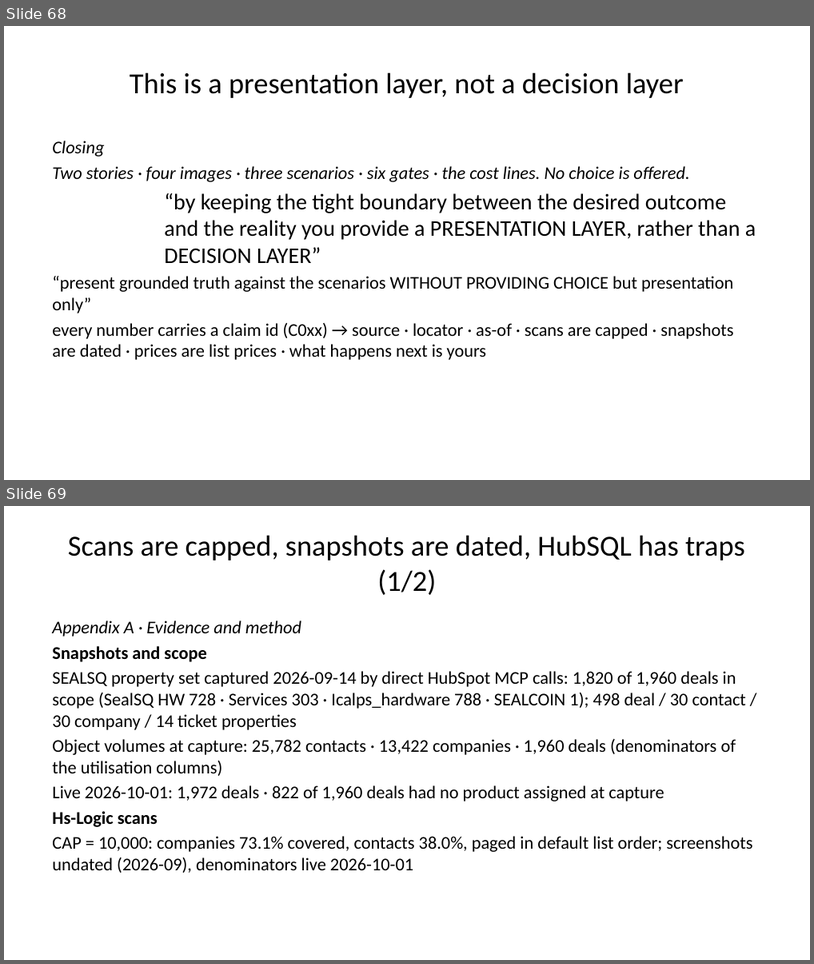
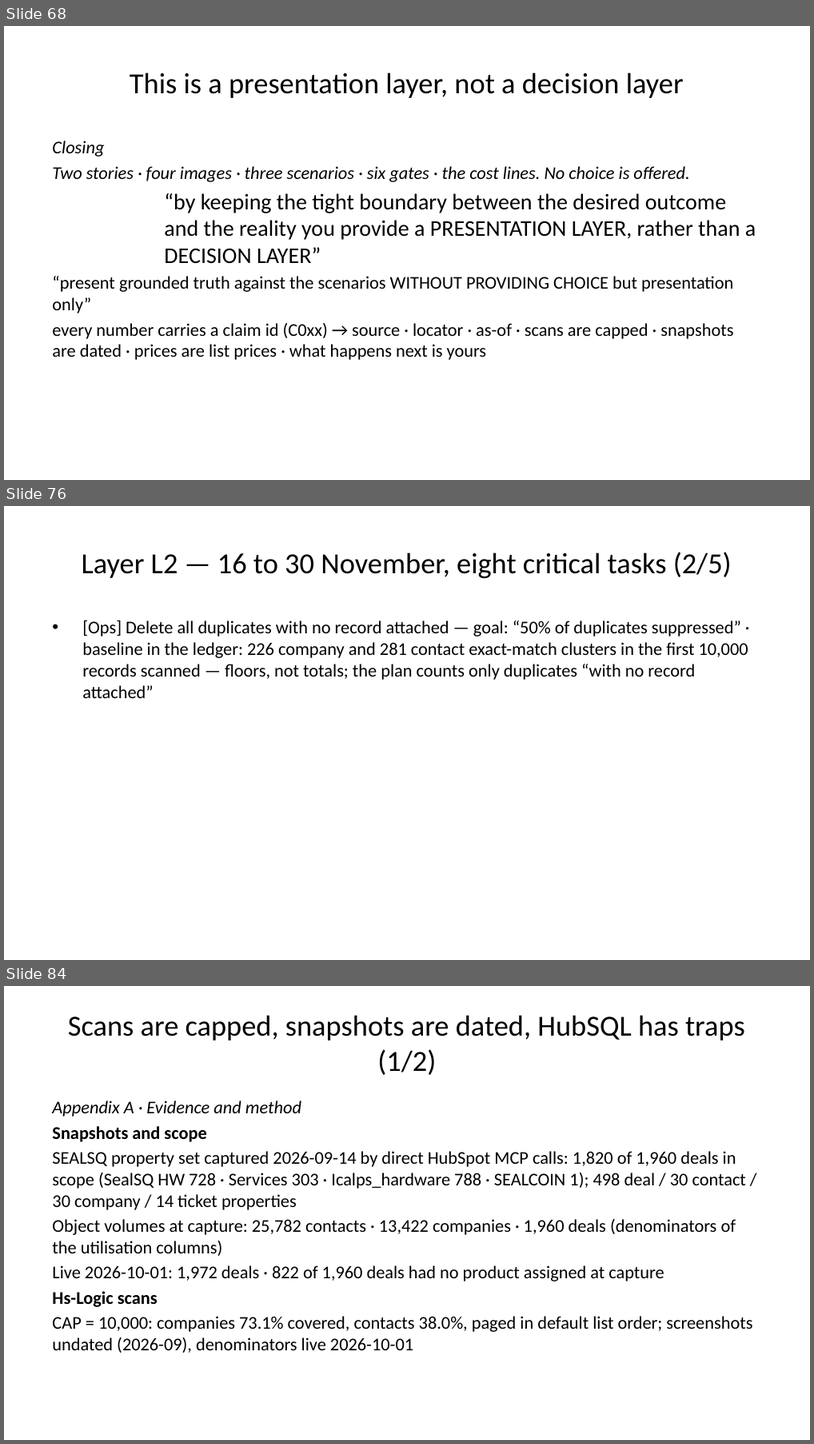
Before and after one commit to Wkayaobama/presentation-builder, a slide deck: Finished Presentations/crm-three-scenarios.pptx. Shown one above the other, each under a label of ours: slides 68 and 69 before the commit, slides 68, 76 and 84 after it; the slides between them are not shown. The pictures are 814x964 and 814x1444 pixels, drawn with LibreOffice and Linux fonts; fonts in the diff are those of the drawing. Boxes give left, top, right and bottom in pixels: in the first picture for what was removed or moved away, otherwise in the second. Text is boxed around its words. In the diff, an @@ line names an element or a change of style, - is before the commit and + after.

```diff
--- a/Finished Presentations/crm-three-scenarios.pptx
+++ b/Finished Presentations/crm-three-scenarios.pptx
@@ slide 76 added at (x1=4, y1=506, x2=810, y2=960), background #FFFFFF @@
@@ title added at (x1=82, y1=552, x2=732, y2=579), 26 pt, text #000000 @@
+Layer L2 — 16 to 30 November, eight critical tasks (2/5)
@@ text added at (x1=82, y1=620, x2=749, y2=698), 16 pt, text #000000 @@
+• [Ops] Delete all duplicates with no record attached — goal: “50% of duplicates suppressed” · baseline in the ledger: 226 company and 281 contact exact-match clusters in the first 10,000 records scanned — floors, not totals; the plan counts only duplicates “with no record attached”
@@ what was slide 69 is now slide 84 @@
```
Also in this commit, not shown: 14 other slides added, 14 other files.
